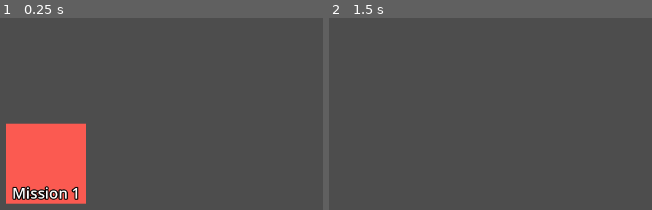
Above: before the commit, frames 1-2 (left to right).
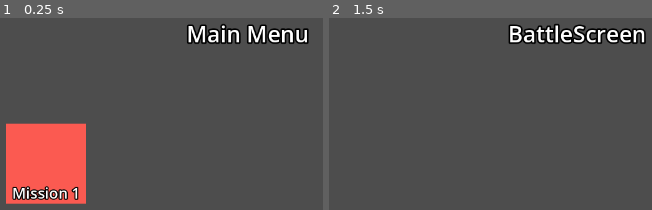
Above: after the commit, the same moments.

Repository: JunkyRoach/towerdefence
Game: Godot game, scene res://Main.tscn
Two runs of this game, one before a commit and one after it. Both use one fixed random seed, a clock stepped at 60 frames per second and the inputs below.
Inputs (mouse positions are in pixels of both pictures, inside the frame that each line leads up to):
- Up to frame 1 (0.25 s): no input
- Up to frame 2 (1.5 s): click (374, 163) at 0.5 s; tap Enter at 1.25 s

The runs differ from the first frame. In frame 1, 2.7% of the frame differs, in the area x 57-96%, y 3-14%; in frame 2, 3.1%, in the area x 55-99%, y 3-14%.

Commit message:
правки конфигов

Diff:
--- a/data/enemies/common_enemy.tres
+++ b/data/enemies/common_enemy.tres
@@ -4,8 +4,8 @@
 
 [resource]
 script = ExtResource("1_oefdm")
-title = "Enemy Title"
-speed = 100.0
+title = "Common Enemy "
+speed = 200.0
 max_hp = 100
 game_currency_for_kill = 10
 metadata/_custom_type_script = "uid://gfrj2mwpwopg"
--- a/data/enemies/fast_enemy.tres
+++ b/data/enemies/fast_enemy.tres
@@ -5,7 +5,7 @@
 [resource]
 script = ExtResource("1_0xwyn")
 title = "Fast Enemy "
-speed = 170.0
+speed = 300.0
 max_hp = 100
 game_currency_for_kill = 10
 metadata/_custom_type_script = "uid://gfrj2mwpwopg"
--- a/scenes/screens/battle_screen/BattleScreen.tscn
+++ b/scenes/screens/battle_screen/BattleScreen.tscn
@@ -4,3 +4,12 @@
 
 [node name="BattleScreen" type="Node2D"]
 script = ExtResource("1_ug4ku")
+
+[node name="Label" type="Label" parent="."]
+offset_right = 1277.0
+offset_bottom = 50.0
+theme_override_constants/outline_size = 10
+theme_override_font_sizes/font_size = 36
+text = "BattleScreen"
+horizontal_alignment = 1
+vertical_alignment = 1
--- a/scenes/screens/main_menu_screen/MainMenuScreen.tscn
+++ b/scenes/screens/main_menu_screen/MainMenuScreen.tscn
@@ -8,3 +8,12 @@
 
 [node name="MissionIcon" parent="." instance=ExtResource("2_lb3se")]
 position = Vector2(251, 169)
+
+[node name="Label" type="Label" parent="."]
+offset_right = 1277.0
+offset_bottom = 50.0
+theme_override_constants/outline_size = 10
+theme_override_font_sizes/font_size = 36
+text = "Main Menu"
+horizontal_alignment = 1
+vertical_alignment = 1
